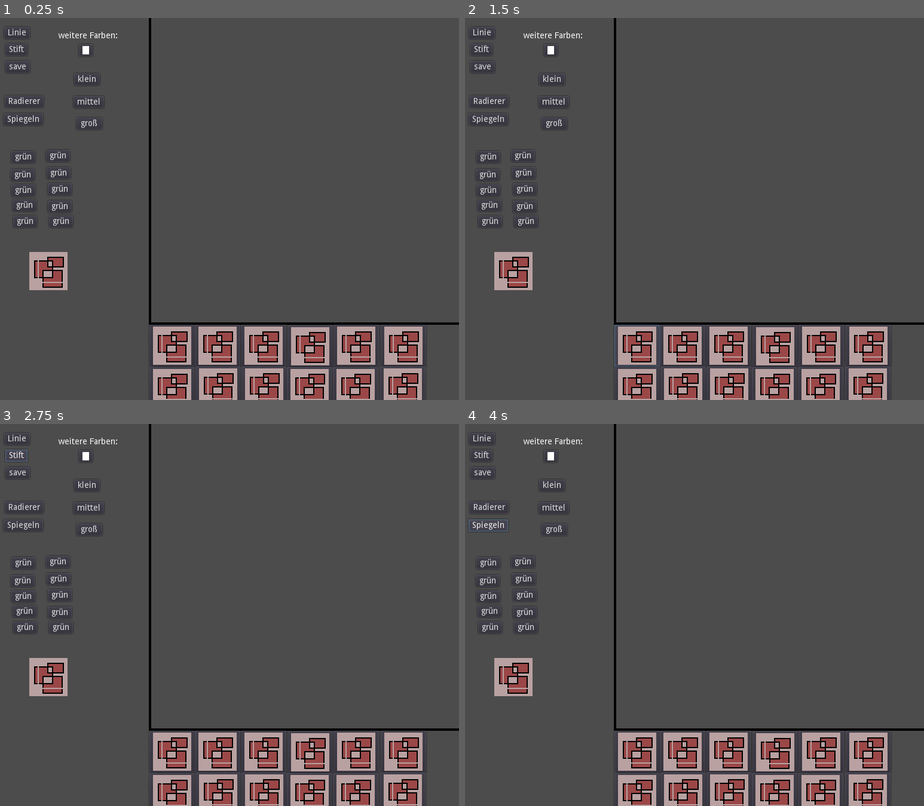
Above: before the commit, frames 1-4 (two rows, left to right).
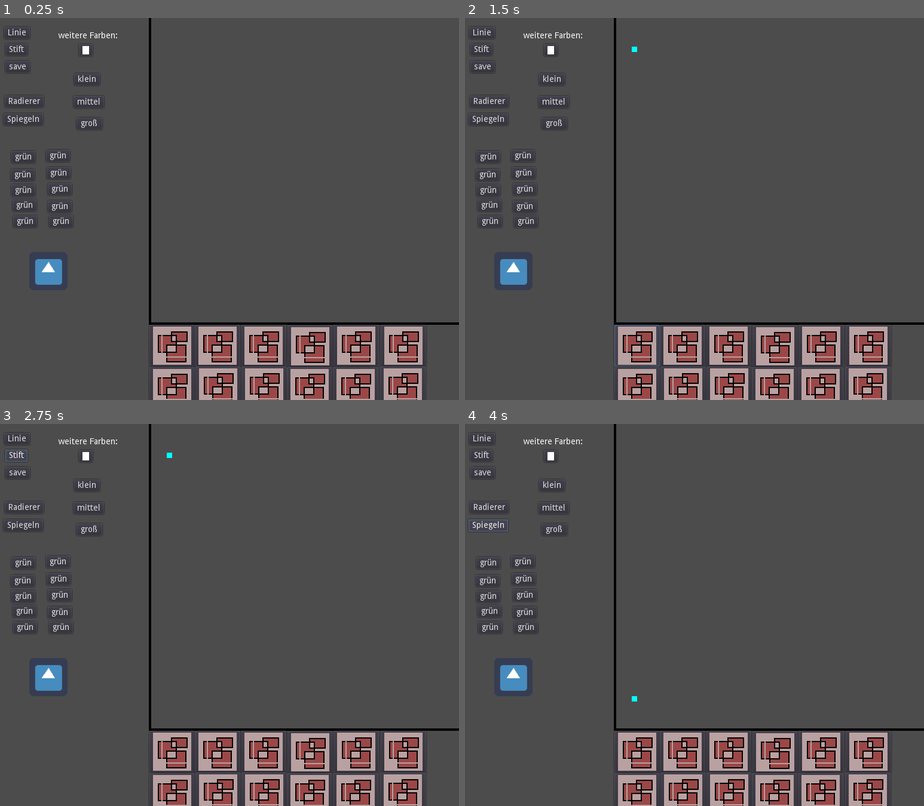
Above: after the commit, the same moments.

Repository: Tomsei/Bloinz2D
Game: Godot game, scene res://Malen.tscn
Two runs of this game, one before a commit and one after it. Both use one fixed random seed, a clock stepped at 60 frames per second and the inputs below. The engine's default icon, where the game draws it, is replaced by a stand-in: a white triangle on a blue panel in a dark square.
Inputs (mouse positions are in pixels of both pictures, inside the frame that each line leads up to):
- Up to frame 1 (0.25 s): no input
- Up to frame 2 (1.5 s): click "Linie" at 0.5 s; click (634, 346) at 1.25 s
- Up to frame 3 (2.75 s): click "Stift" at 2 s
- Up to frame 4 (4 s): click "Radierer" at 2.75 s; click "Spiegeln" at 3.5 s

The runs differ from the first frame. In frame 1, 0.8% of the frame differs, in the area x 6-15%, y 61-72%; in frame 2, 0.8%, in the area x 6-38%, y 7-72%; in frame 3, 0.8%; in frame 4, 0.8%.

Commit message:
einladen funktioniert aber noch sehr langsam

Diff:
--- a/Malen.tscn
+++ b/Malen.tscn
@@ -1,7 +1,8 @@
-[gd_scene load_steps=3 format=2]
+[gd_scene load_steps=4 format=2]
 
 [ext_resource path="res://Node2D.gd" type="Script" id=1]
-[ext_resource path="res://test.png" type="Texture" id=2]
+[ext_resource path="res://icon.png" type="Texture" id=2]
+[ext_resource path="res://test.png" type="Texture" id=3]
 
 [node name="Node2D" type="Node2D"]
 
@@ -257,6 +258,7 @@
 [connection signal="pressed" from="Button" to="Node2D" method="_on_Button_pressed"]
 [connection signal="popup_closed" from="ColorPickerButton" to="Node2D" method="_on_ColorPickerButton_popup_closed"]
 [connection signal="pressed" from="Stift" to="Node2D" method="_on_Stift_pressed"]
+[connection signal="button_up" from="Linie" to="Node2D" method="_on_Linie_button_up"]
 [connection signal="pressed" from="Linie" to="Node2D" method="_on_Linie_pressed"]
 [connection signal="pressed" from="Radierer" to="Node2D" method="_on_Radierer_pressed"]
 [connection signal="pressed" from="Spiegeln" to="Node2D" method="_on_Spiegeln_pressed"]
@@ -270,7 +272,7 @@
 [connection signal="pressed" from="Farbe8" to="Node2D" method="_on_Farbe8_pressed"]
 [connection signal="pressed" from="Farbe9" to="Node2D" method="_on_Farbe9_pressed"]
 [connection signal="pressed" from="Farbe10" to="Node2D" method="_on_Farbe10_pressed"]
-[connection signal="pressed" from="Button2" to="Node2D" method="_on_Button2_pressed"]
+[connection signal="button_up" from="Button2" to="Node2D" method="_on_Button2_button_up"]
 [connection signal="pressed" from="klein" to="Node2D" method="_on_klein_pressed"]
 [connection signal="pressed" from="mittel" to="Node2D" method="_on_mittel_pressed"]
 [connection signal="pressed" from="groß" to="Node2D" method="_on_gro_pressed"]
--- a/Node2D.gd
+++ b/Node2D.gd
@@ -24,7 +24,7 @@
 		for spalte in range(0, arraylength):
 			if array[zeile][spalte] != null:
 				punkt_malen(zeile, spalte);
-	if modus=="Linie":
+	if modus=="Linidfe":
 		if bresenham == true:
 			bresenham = false;
 		else:
@@ -53,7 +53,7 @@
 func _process(delta):
 	if Input.is_action_just_pressed("draw"):
 		var mouseposition = get_global_mouse_position();
-		if mouseposition.x >= 256:
+		if mouseposition.x >= 256 and mouseposition.y <= 512:
 			if modus== "Stift":
 				for i in range( 0, pow(2,stiftgroesse)):
 					for j in range(0, pow(2, stiftgroesse)):
@@ -68,7 +68,7 @@
 				update();
 	elif Input.is_action_pressed("draw"):
 		var mouseposition = get_global_mouse_position();
-		if mouseposition.x >= 256:
+		if mouseposition.x >= 256 and mouseposition.y <= 512:
 			if modus=="Linie":
 				linienEnde = get_global_mouse_position();
 				bresenham = false;
@@ -84,10 +84,12 @@
 						array[((mouseposition.x-256)/8)+(i-stiftgroesse)][(mouseposition.y/8)+(j-stiftgroesse)]= null;
 				update();
 	elif Input.is_action_just_released("draw"):
-		if modus=="Linie":
-			linienEnde = get_global_mouse_position();
-			bresenham = true;
-			update();
+		var mouseposition = get_global_mouse_position();
+		if mouseposition.x >= 256 and mouseposition.y <= 512:
+			if modus=="Linie":
+				linienEnde = get_global_mouse_position();
+				bresenham = true;
+				update();
 
 
 
@@ -196,9 +198,6 @@
 	pass # Replace with function body.
 
 
-func _on_Button2_pressed():
-	pass # Replace with function body.
-
 
 func _on_klein_pressed():
 	stiftgroesse= 0;
@@ -210,3 +209,16 @@
 
 func _on_gro_pressed():
 	stiftgroesse=2;
+
+
+func _on_Button2_button_up():
+	var bild = Image.new();
+	bild.load("figur.png");
+	print("da");
+	bild.lock();
+	#for zeile in range(63):
+	#	for spalte in range(63):
+	array[3][6]= Color(0,1,1) #bild.get_pixel(i,j);
+	bild.unlock();
+	update();
+	print("fertig");
Not shown: 1 places in Malen.tscn that only renumber resources
Binary file added: figur.png
Not shown, added: figur.png.import
